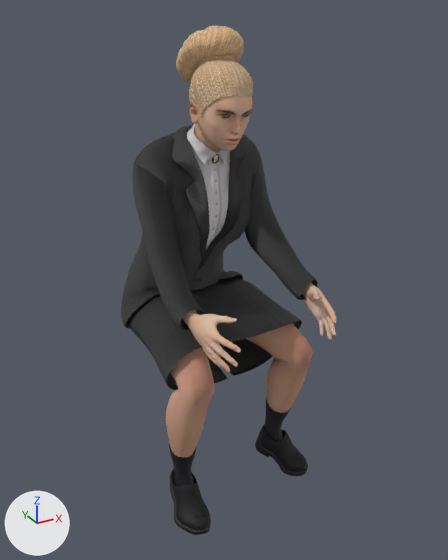
A saved change to the glTF model assets/personaggi/realistici/sella/donna-04.glb.
One viewpoint serves both versions: a 50 mm camera at (-0.796, -1.827, 1.575) aimed at (0.071, -0.25, 0.786). The lights are fixed; the arrows at lower left show +X, +Y and +Z. The first picture is the older version. Vertices at exactly the same position are counted once.

The first picture shows 'Human', 'Human.elvs_braid_bun', 'Human.shoes03', 'Human.toigo_female_suit'.
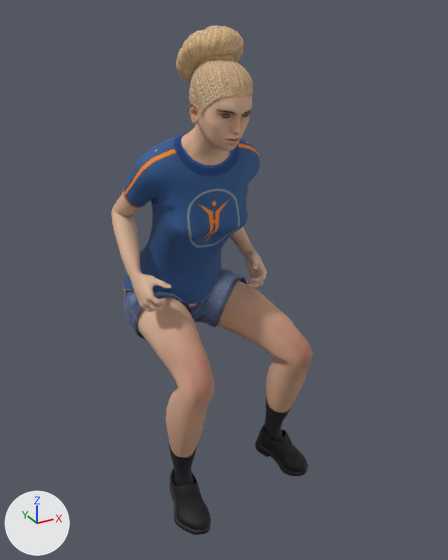
Scene script edits in JSON lines:
```json
{"op": "add", "block": "img_female_casualsuit02_diffuse", "code": ["img_female_casualsuit02_diffuse = load_image('female_casualsuit02_diffuse', '_unpacked/female_casualsuit02_diffuse', 1024, 1024, 'sRGB')"]}
{"op": "add", "block": "img_female_casualsuit02_normal", "code": ["img_female_casualsuit02_normal = load_image('female_casualsuit02_normal', '_unpacked/female_casualsuit02_normal', 1024, 1024, 'Non-Color')"]}
{"op": "add", "block": "mat_human_female_casualsuit02", "code": ["mat_human_female_casualsuit02 = bpy.data.materials.new('Human.female_casualsuit02')", "# uses the picture img_female_casualsuit02_diffuse", "# uses the picture img_female_casualsuit02_normal"]}
{"block": "me_base_008", "where": "# used by ob_human; location = (0.0, 0.0, -0.243)"}
{"op": "remove", "block": "me_base_008", "code": "me_base_008.from_pydata(...)  # 8382 vertices, 16596 faces; spans x -0.19..0.354, y -0.661..-0.109, z 0.463..1.691"}
{"op": "add", "block": "me_base_008", "code": "me_base_008.from_pydata(...)  # 9512 vertices, 18856 faces; spans x -0.215..0.354, y -0.457..0.049, z 0.463..1.691"}
{"block": "me_base_008", "change": "me_base_008 part 1: a new loose piece of 2049 vertices spanning x -0.215..-0.102, y -0.288..0.022, z 0.973..1.379"}
{"block": "me_base_008", "change": "me_base_008 part 2: a new loose piece of 2049 vertices spanning x 0.145..0.248, y -0.265..0.049, z 0.959..1.367"}
{"block": "me_base_008", "change": "me_base_008 part 3: the loose piece of 1669 vertices spanning x 0.181..0.258, y -0.637..-0.433, z 0.944..1.08 is deleted"}
{"block": "me_base_008", "change": "me_base_008 part 4: the loose piece of 1669 vertices spanning x -0.181..-0.083, y -0.661..-0.463, z 0.956..1.091 is deleted"}
{"block": "me_base_008", "change": "me_base_008 part 5: 3 vertices moved within x -0.011..0.005, y -0.251..-0.23, z 1.448..1.494; 57 vertices removed from x -0.019..0.091, y -0.262..-0.203, z 1.436..1.505; 267 vertices added at x -0.132..0.2, y -0.262..-0.139, z 1.377..1.505"}
{"block": "me_base_008", "change": "me_base_008 part 6: 160 vertices added at x -0.18..0.259, y -0.204..-0.022, z 0.777..0.965"}
{"op": "add", "block": "me_female_casualsuit02", "code": ["me_female_casualsuit02 = bpy.data.meshes.new('female_casualsuit02')", "me_female_casualsuit02.from_pydata(...)  # 2876 vertices, 5488 faces; spans x -0.19..0.262, y -0.281..0.119, z 0.775..1.483", "me_female_casualsuit02.materials.append(mat_human_female_casualsuit02)"]}
{"op": "remove", "block": "ob_human_toigo_female_suit", "code": ["ob_human_toigo_female_suit = bpy.data.objects.new('Human.toigo_female_suit', me_fem_suit)", "ob_human_toigo_female_suit.location = (0.0, 0.0, -0.243)"]}
{"op": "add", "block": "ob_human_female_casualsuit02", "code": ["ob_human_female_casualsuit02 = bpy.data.objects.new('Human.female_casualsuit02', me_female_casualsuit02)", "ob_human_female_casualsuit02.location = (0.0, 0.0, -0.243)"]}
```

Changed parts and their boxes (x1, y1, x2, y2) in the pictures (448 x 560 px):
```json
{"object": "Human.toigo_female_suit", "change": "deleted", "before": [121, 123, 318, 390]}
{"object": "Human", "change": "reshaped", "before": [166, 94, 337, 458], "after": [111, 94, 313, 458]}
{"object": "Human.female_casualsuit02", "change": "added", "after": [123, 133, 260, 339], "on screen": "blue"}
{"part": 1, "of": "me_base_008", "change": "added", "after": [111, 192, 171, 312], "on screen": "beige"}
{"part": 2, "of": "me_base_008", "change": "added", "after": [230, 227, 267, 288], "on screen": "brown"}
{"part": 3, "of": "me_base_008", "change": "deleted", "before": [302, 282, 337, 340], "on screen": "beige"}
{"part": 4, "of": "me_base_008", "change": "deleted", "before": [182, 310, 241, 372], "on screen": "beige"}
{"part": 5, "of": "me_base_008", "change": "cut back", "before": [194, 126, 209, 148], "after": [155, 126, 248, 165], "on screen": "mostly hidden before"}
{"part": 6, "of": "me_base_008", "change": "added", "after": [137, 280, 251, 340], "on screen": "brown"}
```
